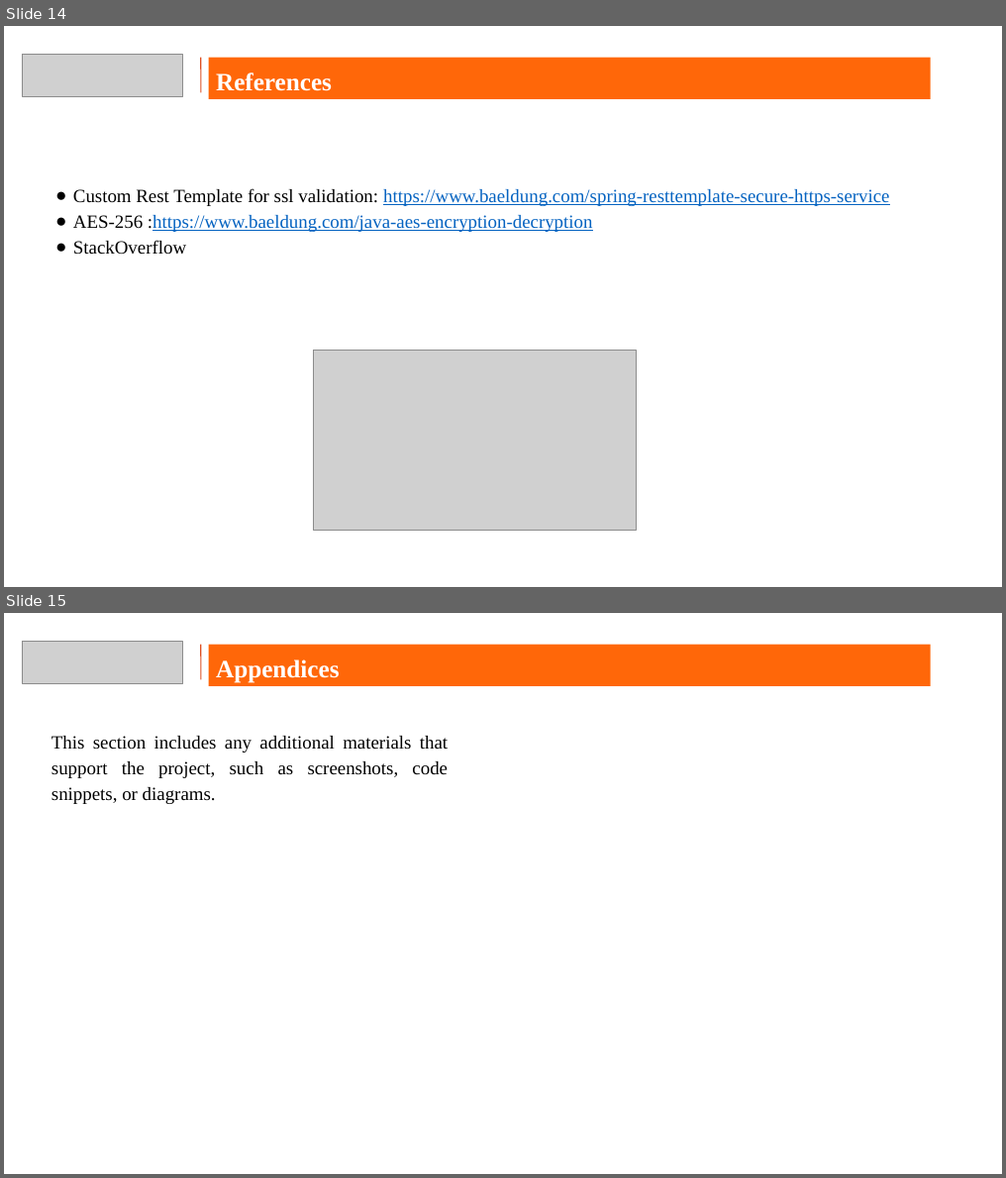
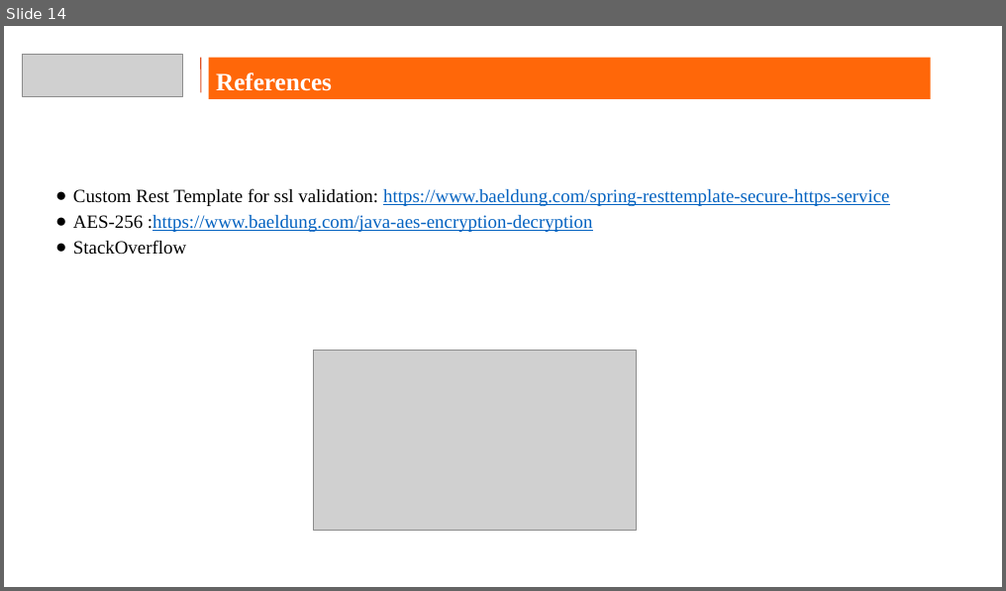
Before and after one commit to satanpotato98/HDFC-Capstone-Project, a slide deck: Capstone_Project.pptx. Shown one above the other, each under a label of ours: slides 14 and 15 before the commit, slide 14 after it. The pictures are 1006x1178 and 1006x591 pixels, drawn with LibreOffice and Linux fonts; fonts in the diff are those of the drawing; grey boxes stand for pictures; background and template pictures are left out. Boxes give left, top, right and bottom in pixels: in the first picture for what was removed or moved away, otherwise in the second. Text is boxed around its words. In the diff, an @@ line names an element or a change of style, - is before the commit and + after.

```diff
--- a/Capstone_Project.pptx
+++ b/Capstone_Project.pptx
@@ slide 15 removed at bbox=[4, 613, 1002, 1174], background picture (left out) @@
@@ picture removed at bbox=[22, 641, 183, 683] @@
@@ line removed from (201, 645) to (201, 679) @@
@@ rectangle removed at bbox=[208, 645, 930, 686] @@
-Appendices
@@ text removed at bbox=[52, 736, 448, 804] @@
-This section includes any additional materials that support the project, such as screenshots, code snippets, or diagrams.
```
Also in this commit, not shown: 1 slide added, 1 other slide removed, 1 other file.
